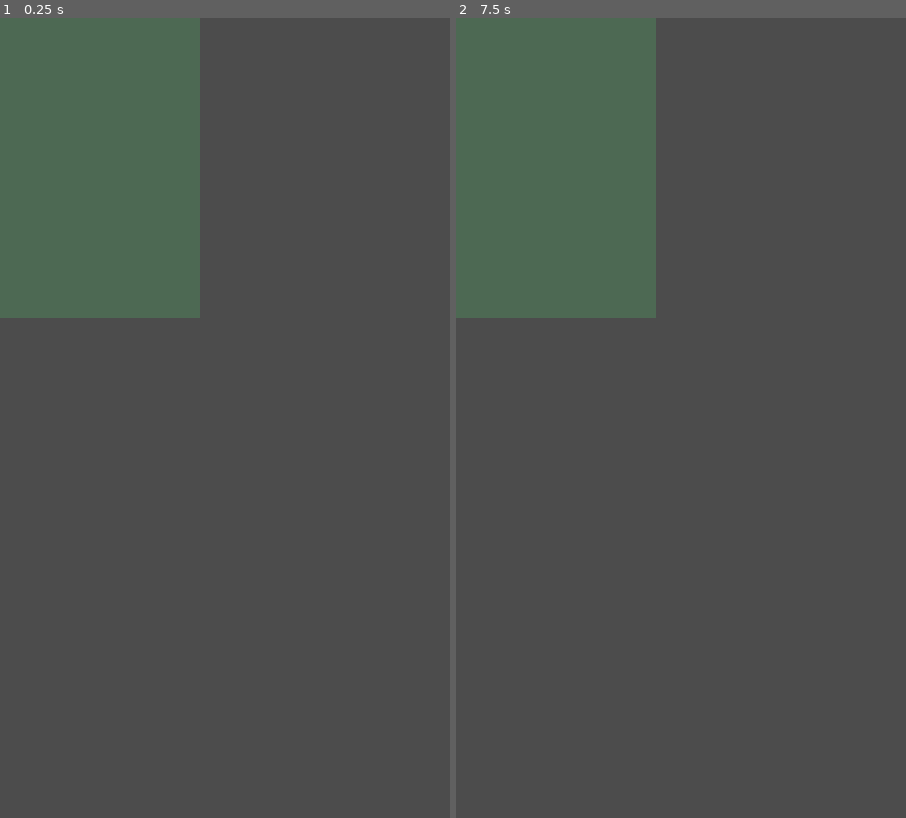
Above: before the commit, frames 1-2 (left to right).
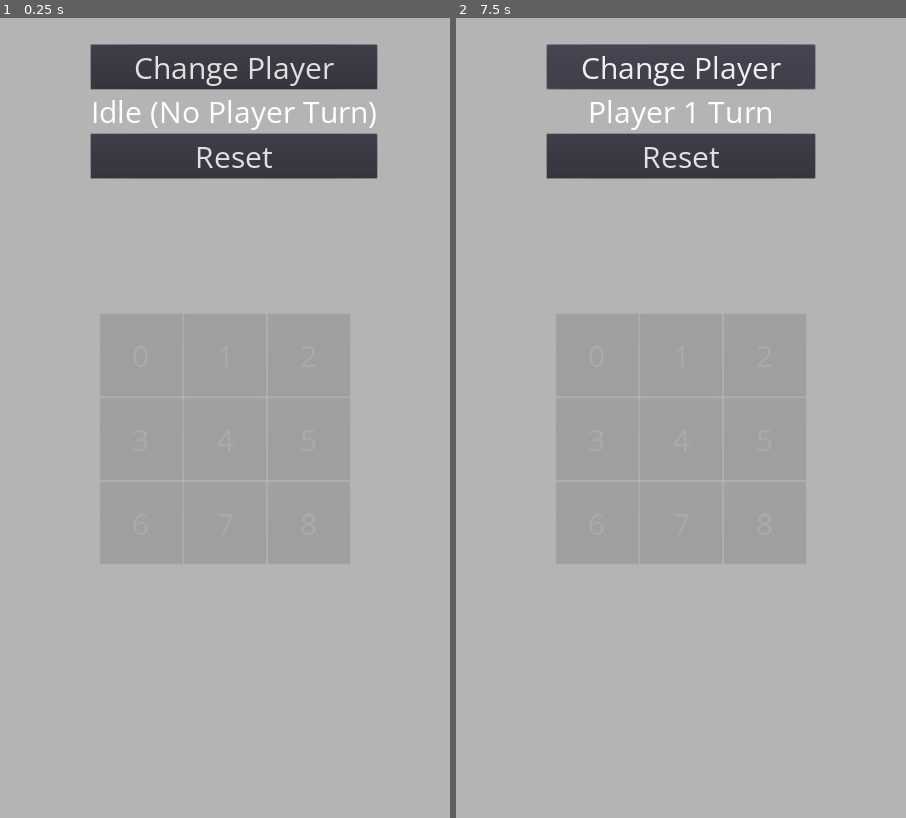
Above: after the commit, the same moments.

Repository: Kynot54/tic-tac-toe-21
Game: Godot game, scene res://TicTacToe/TicTac.tscn
Same seed, same stepped clock (60 frames per second), same inputs: the game is played once before the commit and once after it. This scene is started directly instead of the project's main scene.
Inputs (mouse positions are in pixels of both pictures, inside the frame that each line leads up to):
- Up to frame 1 (0.25 s): no input
- Up to frame 2 (7.5 s): click (595, 354) at 0.5 s, where only the run after the commit has a clickable "0"; click (681, 354) at 1.25 s, where only the run after the commit has a clickable "1"; click (766, 354) at 2 s, where only the run after the commit has a clickable "2"; click (595, 442) at 2.75 s, where only the run after the commit has a clickable "3"; click (681, 442) at 3.5 s, where only the run after the commit has a clickable "4"; click (766, 442) at 4.25 s, where only the run after the commit has a clickable "5"; click (595, 522) at 5 s, where only the run after the commit has a clickable "6"; click (681, 522) at 5.75 s, where only the run after the commit has a clickable "7"; click (766, 522) at 6.5 s, where only the run after the commit has a clickable "8"; click (690, 66) at 7.25 s, where only the run after the commit has a clickable "Change Player"

The runs differ from the first frame. In frame 1, 96% of the frame differs, in the area x 0-100%, y 0-100%; in frame 2, 96%.

Commit message:
Consolidated Files and Branches

Diff:
--- a/TicTacToe/TicTac.gd
+++ b/TicTacToe/TicTac.gd
@@ -1,16 +1,120 @@
 extends Node
 
+# state vars
+enum TicTacToeState {
+	IN_PROGRESS,
+	PLAYER_1_WIN, # player
+	PLAYER_2_WIN, # cpu
+	TIE
+}
 
-# Declare member variables here. Examples:
-# var a = 2
-# var b = "text"
+enum RoundState {
+	PLAYER_1_PICKING,
+	PLAYER_2_PICKING,
+	IDLE
+}
 
+export var game_state = TicTacToeState.IN_PROGRESS
+export var round_state = RoundState.IDLE
+var player_1_squares = []
+var player_2_squares = []
+var turns = 0
+
+onready var x_image = load("res://Assets/Images/red-o.png")
+onready var o_image= load("res://Assets/Images/blue-x.png")
 
 # Called when the node enters the scene tree for the first time.
 func _ready():
-	pass # Replace with function body.
+	var buttons = $MarginContainer/CenterContainer/TicTacToeGrid.get_children()
+	# Link all the buttons to the common Pressed handler
+	for i in buttons.size():
+		buttons[i].connect("pressed", self, "on_grid_button_pressed", [buttons[i], i])
 
+	self.reset_grid()
 
 # Called every frame. 'delta' is the elapsed time since the previous frame.
 #func _process(delta):
 #	pass
+
+func on_grid_button_pressed(button, position):
+	var grid_squares = $MarginContainer/CenterContainer/SquaresGridContainer.get_children()
+
+	if self.round_state == RoundState.PLAYER_1_PICKING:
+		button.disabled = true
+		turns += 1
+		grid_squares[position].set_texture(x_image)
+		grid_squares[position].expand = true
+		player_1_squares.append(position)
+
+		if self.check_for_win(player_1_squares):
+			$DebugItemsVBox/DEBUGChangePlayerButton.disabled = true
+			$DebugItemsVBox/DEBUGCurrentPlayerLabel.text = "Player 1 Win"
+			self.game_state = TicTacToeState.PLAYER_1_WIN
+			self.round_state = RoundState.IDLE
+	elif self.round_state == RoundState.PLAYER_2_PICKING:
+		button.disabled = true
+		turns += 1
+		grid_squares[position].set_texture(o_image)
+		grid_squares[position].expand = true
+		player_2_squares.append(position)
+
+		if self.check_for_win(player_2_squares):
+			$DebugItemsVBox/DEBUGCurrentPlayerLabel.disabled = true
+			$DebugItemsVBox/DEBUGCurrentPlayerLabel.text = "Player 2 Win"
+			self.game_state = TicTacToeState.PLAYER_2_WIN
+			self.round_state = RoundState.IDLE
+
+	if turns == 9:
+		self.game_state = TicTacToeState.TIE
+		self.round_state = RoundState.IDLE
+
+
+func check_for_win(squares):
+	var win_horizontal = [[0,1,2], [3,4,5], [6,7,8]]
+	var win_vertical = [[0, 3, 6], [1,6,7], [2,5,8]]
+	var win_diagonal = [[0,4,8], [2,4,6]]
+
+	if squares.size() >= 3:
+		for win_sequence_list in [win_horizontal, win_vertical, win_diagonal]:
+			for sequence in win_sequence_list:
+				if squares.has(sequence[0]) and squares.has(sequence[1]) and squares.has(sequence[2]):
+					return true
+
+	return false
+
+func reset_grid():
+	var buttons = $MarginContainer/CenterContainer/TicTacToeGrid.get_children()
+	$DebugItemsVBox/DEBUGCurrentPlayerLabel.text = "Idle (No Player Turn)"
+	$DebugItemsVBox/DEBUGChangePlayerButton.disabled = false
+
+	for button in buttons:
+		button.disabled = false
+
+
+	var image_squares = $MarginContainer/CenterContainer/SquaresGridContainer.get_children()
+	for square in image_squares:
+		square.texture = null
+
+	player_1_squares = []
+	player_2_squares = []
+
+	self.game_state = TicTacToeState.IN_PROGRESS
+	self.round_state = RoundState.IDLE
+
+func _on_DEBUGChangePlayerButton_pressed():
+	match self.round_state:
+		RoundState.IDLE:
+			self.round_state = RoundState.PLAYER_1_PICKING
+			$DebugItemsVBox/DEBUGCurrentPlayerLabel.text = "Player 1 Turn"
+		RoundState.PLAYER_1_PICKING:
+			self.round_state = RoundState.PLAYER_2_PICKING
+			$DebugItemsVBox/DEBUGCurrentPlayerLabel.text = "Player 2 Turn"
+		RoundState.PLAYER_2_PICKING:
+			self.round_state = RoundState.PLAYER_1_PICKING
+			$DebugItemsVBox/DEBUGCurrentPlayerLabel.text = "Player 1 Turn"
+
+
+
+
+func _on_DEBUGResetButton_pressed():
+	self.reset_grid()
--- a/TicTacToe/TicTac.tscn
+++ b/TicTacToe/TicTac.tscn
@@ -1,15 +1,216 @@
-[gd_scene load_steps=2 format=2]
+[gd_scene load_steps=3 format=2]
 
 [ext_resource path="res://TicTacToe/TicTac.gd" type="Script" id=1]
+[ext_resource path="res://Assets/TitleTheme.tres" type="Theme" id=2]
 
 [node name="TicTac" type="Node"]
 script = ExtResource( 1 )
 
 [node name="ColorRect" type="ColorRect" parent="."]
-margin_right = 480.0
-margin_bottom = 720.0
-color = Color( 0.305882, 0.415686, 0.329412, 1 )
-
-[node name="AspectRatioContainer" type="AspectRatioContainer" parent="."]
-margin_right = 480.0
-margin_bottom = 720.0
+anchor_right = 1.0
+anchor_bottom = 1.0
+color = Color( 0.709804, 0.709804, 0.709804, 1 )
+__meta__ = {
+"_edit_lock_": true
+}
+
+[node name="MarginContainer" type="MarginContainer" parent="."]
+anchor_right = 1.0
+anchor_bottom = 1.0
+custom_constants/margin_right = 50
+custom_constants/margin_top = 200
+custom_constants/margin_left = 50
+custom_constants/margin_bottom = 100
+__meta__ = {
+"_edit_lock_": true
+}
+
+[node name="CenterContainer" type="CenterContainer" parent="MarginContainer"]
+margin_left = 50.0
+margin_top = 200.0
+margin_right = 1030.0
+margin_bottom = 1820.0
+
+[node name="SquaresGridContainer" type="GridContainer" parent="MarginContainer/CenterContainer"]
+margin_left = 186.0
+margin_top = 506.0
+margin_right = 794.0
+margin_bottom = 1114.0
+rect_min_size = Vector2( 600, 600 )
+size_flags_horizontal = 3
+size_flags_vertical = 3
+columns = 3
+
+[node name="0Texture" type="TextureRect" parent="MarginContainer/CenterContainer/SquaresGridContainer"]
+margin_right = 200.0
+margin_bottom = 200.0
+rect_min_size = Vector2( 200, 200 )
+
+[node name="1Texture" type="TextureRect" parent="MarginContainer/CenterContainer/SquaresGridContainer"]
+margin_left = 204.0
+margin_right = 404.0
+margin_bottom = 200.0
+rect_min_size = Vector2( 200, 200 )
+
+[node name="2Texture" type="TextureRect" parent="MarginContainer/CenterContainer/SquaresGridContainer"]
+margin_left = 408.0
+margin_right = 608.0
+margin_bottom = 200.0
+rect_min_size = Vector2( 200, 200 )
+
+[node name="3Texture" type="TextureRect" parent="MarginContainer/CenterContainer/SquaresGridContainer"]
+margin_top = 204.0
+margin_right = 200.0
+margin_bottom = 404.0
+rect_min_size = Vector2( 200, 200 )
+
+[node name="4Texture" type="TextureRect" parent="MarginContainer/CenterContainer/SquaresGridContainer"]
+margin_left = 204.0
+margin_top = 204.0
+margin_right = 404.0
+margin_bottom = 404.0
+rect_min_size = Vector2( 200, 200 )
+
+[node name="5Texture" type="TextureRect" parent="MarginContainer/CenterContainer/SquaresGridContainer"]
+margin_left = 408.0
+margin_top = 204.0
+margin_right = 608.0
+margin_bottom = 404.0
+rect_min_size = Vector2( 200, 200 )
+
+[node name="6Texture" type="TextureRect" parent="MarginContainer/CenterContainer/SquaresGridContainer"]
+margin_top = 408.0
+margin_right = 200.0
+margin_bottom = 608.0
+rect_min_size = Vector2( 200, 200 )
+
+[node name="7Texture" type="TextureRect" parent="MarginContainer/CenterContainer/SquaresGridContainer"]
+margin_left = 204.0
+margin_top = 408.0
+margin_right = 404.0
+margin_bottom = 608.0
+rect_min_size = Vector2( 200, 200 )
+
+[node name="8Texture" type="TextureRect" parent="MarginContainer/CenterContainer/SquaresGridContainer"]
+margin_left = 408.0
+margin_top = 408.0
+margin_right = 608.0
+margin_bottom = 608.0
+rect_min_size = Vector2( 200, 200 )
+
+[node name="TicTacToeGrid" type="GridContainer" parent="MarginContainer/CenterContainer"]
+modulate = Color( 1, 1, 1, 0.172549 )
+margin_left = 190.0
+margin_top = 510.0
+margin_right = 790.0
+margin_bottom = 1110.0
+rect_min_size = Vector2( 600, 600 )
+theme = ExtResource( 2 )
+columns = 3
+
+[node name="0Buton" type="Button" parent="MarginContainer/CenterContainer/TicTacToeGrid"]
+margin_right = 198.0
+margin_bottom = 198.0
+size_flags_horizontal = 3
+size_flags_vertical = 3
+text = "0"
+
+[node name="1Button" type="Button" parent="MarginContainer/CenterContainer/TicTacToeGrid"]
+margin_left = 202.0
+margin_right = 399.0
+margin_bottom = 198.0
+size_flags_horizontal = 3
+size_flags_vertical = 3
+text = "1"
+
+[node name="2Button" type="Button" parent="MarginContainer/CenterContainer/TicTacToeGrid"]
+margin_left = 403.0
+margin_right = 600.0
+margin_bottom = 198.0
+size_flags_horizontal = 3
+size_flags_vertical = 3
+text = "2"
+
+[node name="3Button" type="Button" parent="MarginContainer/CenterContainer/TicTacToeGrid"]
+margin_top = 202.0
+margin_right = 198.0
+margin_bottom = 399.0
+size_flags_horizontal = 3
+size_flags_vertical = 3
+text = "3"
+
+[node name="4Button" type="Button" parent="MarginContainer/CenterContainer/TicTacToeGrid"]
+margin_left = 202.0
+margin_top = 202.0
+margin_right = 399.0
+margin_bottom = 399.0
+size_flags_horizontal = 3
+size_flags_vertical = 3
+text = "4"
+
+[node name="5Button" type="Button" parent="MarginContainer/CenterContainer/TicTacToeGrid"]
+margin_left = 403.0
+margin_top = 202.0
+margin_right = 600.0
+margin_bottom = 399.0
+size_flags_horizontal = 3
+size_flags_vertical = 3
+text = "5"
+
+[node name="6Button" type="Button" parent="MarginContainer/CenterContainer/TicTacToeGrid"]
+margin_top = 403.0
+margin_right = 198.0
+margin_bottom = 600.0
+size_flags_horizontal = 3
+size_flags_vertical = 3
+text = "6"
+
+[node name="7Button" type="Button" parent="MarginContainer/CenterContainer/TicTacToeGrid"]
+margin_left = 202.0
+margin_top = 403.0
+margin_right = 399.0
+margin_bottom = 600.0
+size_flags_horizontal = 3
+size_flags_vertical = 3
+text = "7"
+
+[node name="8Button" type="Button" parent="MarginContainer/CenterContainer/TicTacToeGrid"]
+margin_left = 403.0
+margin_top = 403.0
+margin_right = 600.0
+margin_bottom = 600.0
+size_flags_horizontal = 3
+size_flags_vertical = 3
+text = "8"
+
+[node name="DebugItemsVBox" type="VBoxContainer" parent="."]
+anchor_left = 0.5
+anchor_right = 0.5
+margin_left = -322.0
+margin_top = 64.0
+margin_right = 322.0
+margin_bottom = 381.0
+
+[node name="DEBUGChangePlayerButton" type="Button" parent="DebugItemsVBox"]
+margin_right = 644.0
+margin_bottom = 105.0
+theme = ExtResource( 2 )
+text = "Change Player"
+
+[node name="DEBUGCurrentPlayerLabel" type="Label" parent="DebugItemsVBox"]
+margin_top = 109.0
+margin_right = 644.0
+margin_bottom = 208.0
+theme = ExtResource( 2 )
+text = "current player here"
+align = 1
+
+[node name="DEBUGResetButton" type="Button" parent="DebugItemsVBox"]
+margin_top = 212.0
+margin_right = 644.0
+margin_bottom = 317.0
+theme = ExtResource( 2 )
+text = "Reset"
+
+[connection signal="pressed" from="DebugItemsVBox/DEBUGChangePlayerButton" to="." method="_on_DEBUGChangePlayerButton_pressed"]
+[connection signal="pressed" from="DebugItemsVBox/DEBUGResetButton" to="." method="_on_DEBUGResetButton_pressed"]
